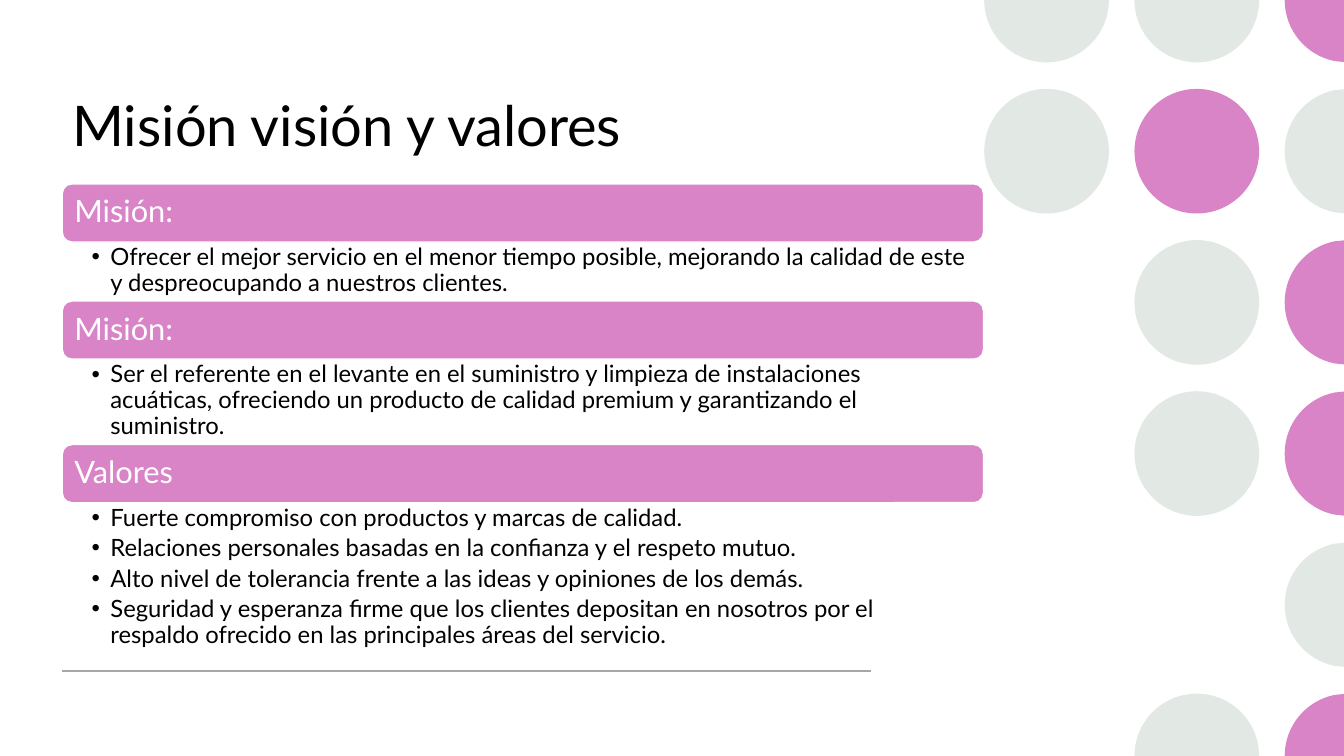
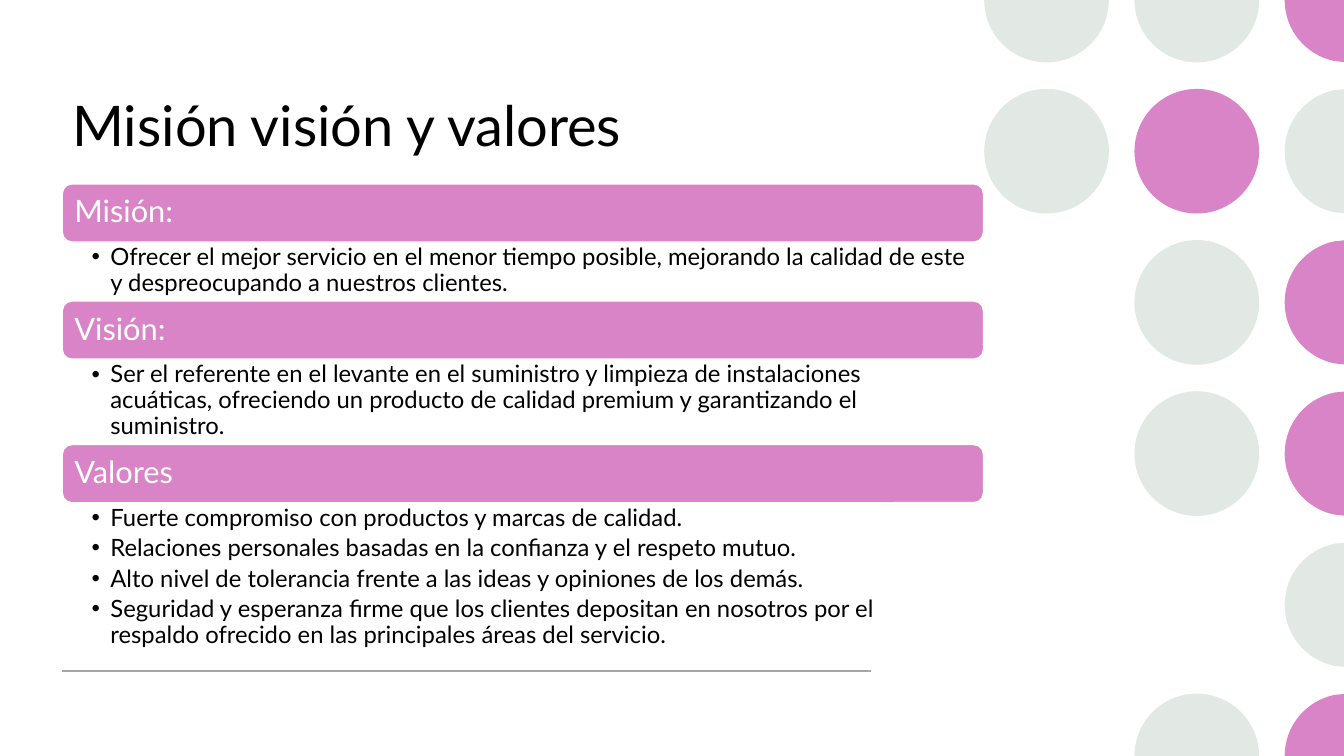
Before and after one commit to fmurciag/Ingenieria-Informatica-UA, a slide deck: slide 4 of cuatris/4/iape/Descubrimiento de la empresa.pptx. Drawn at 1344x756 pixels with LibreOffice and Linux fonts; fonts in the diff are those of the drawing. Boxes give left, top, right and bottom in pixels: in the first picture for what was removed or moved away, otherwise in the second. Text is boxed around its words. In the diff, an @@ line names an element or a change of style, - is before the commit and + after.

```diff
--- a/cuatris/4/iape/Descubrimiento de la empresa.pptx
+++ b/cuatris/4/iape/Descubrimiento de la empresa.pptx
@@ text at <box>74,317,165,340</box>: text changed @@
-Misión:
+Visión:
```
Also in this commit, not shown: 7 other slides changed, 2 slides added, 1 slide removed, 4 other files.
